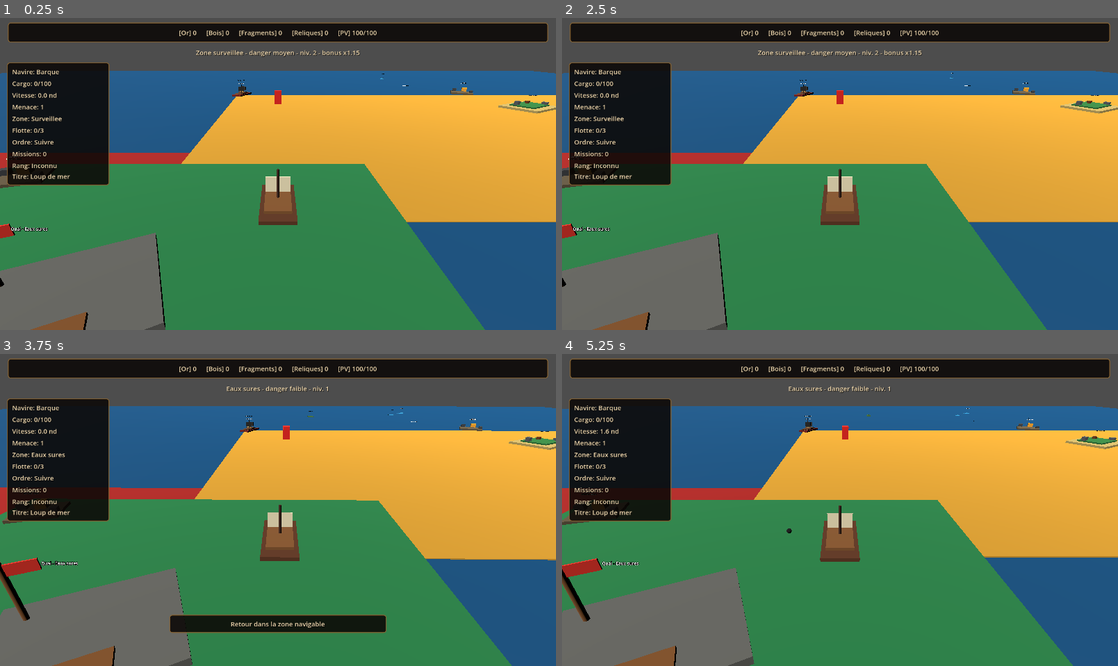
Above: before the commit, frames 1-4 (two rows, left to right).
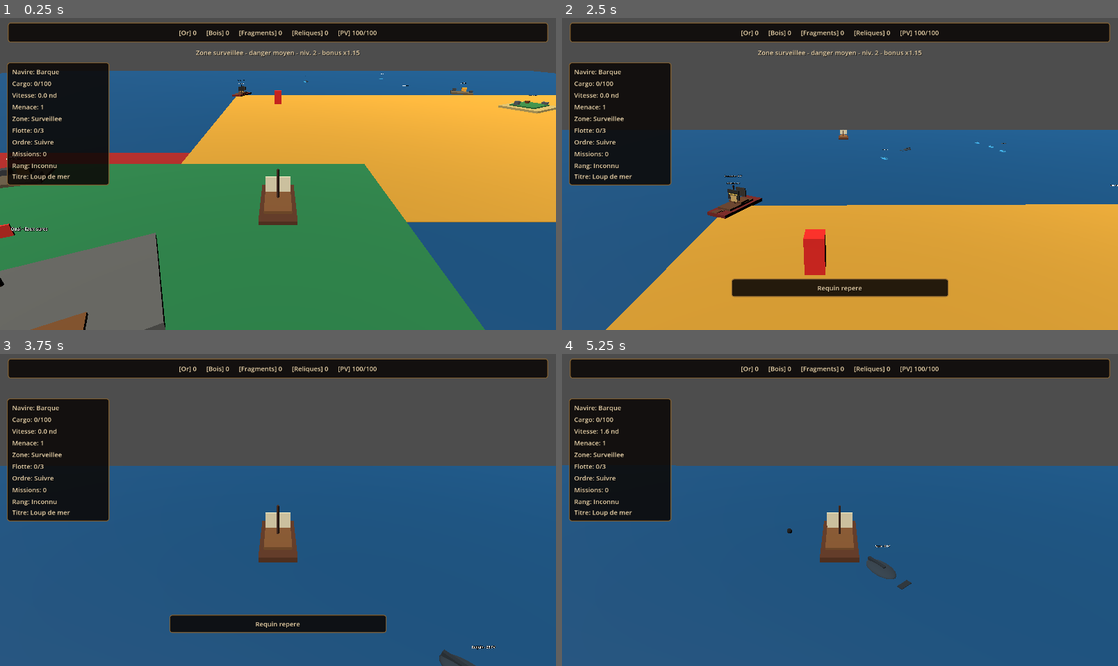
Above: after the commit, the same moments.

Repository: blou132/jeux-pirate
Game: Godot game, scene res://scenes/world/World.tscn
Same seed, same stepped clock (60 frames per second), same inputs: the game is played once before the commit and once after it.
Inputs (mouse positions are in pixels of both pictures, inside the frame that each line leads up to):
- Up to frame 1 (0.25 s): no input
- Up to frame 2 (2.5 s): tap Enter at 0.5 s; move the mouse to (962, 158) at 0.52 s; hold D 0.53-1.25 s; tap R at 0.6 s; click (962, 158) at 0.67 s; drag from (728, 189) to (812, 236) at 1.27 s; tap Space at 2 s; move the mouse to (895, 105) at 2.02 s; hold D from 2.03 s (still down); hold Q from 2.03 s (still down)
- Up to frame 3 (3.75 s): release D at 2.75 s; release Q at 2.75 s; drag from (250, 572) to (111, 463) at 2.77 s; move the mouse to (444, 556) at 3.52 s; hold A from 3.53 s (still down); tap C at 3.6 s
- Up to frame 4 (5.25 s): release A at 4.25 s; drag from (673, 463) to (756, 432) at 4.27 s; move the mouse to (867, 510) at 5.02 s; hold S from 5.03 s (still down); tap E at 5.1 s; click (867, 510) at 5.17 s

The runs differ from the first frame. In frame 1, less than 0.1% of the frame differs, in the area x 54-70%, y 17-21%; in frame 2, 73%, in the area x 0-100%, y 16-100%; in frame 3, 67%; in frame 4, 69%.

Commit message:
balance: increase marine creature spawn presence

Diff:
--- a/scripts/world/DangerZoneCatalog.gd
+++ b/scripts/world/DangerZoneCatalog.gd
@@ -31,6 +31,7 @@
 		"description": "Zone de depart protegee, avec peu de menaces.",
 		"enemy_types": ["small_pirate"],
 		"enemy_density": 0.4,
+		"marine_creature_density": 0.7,
 		"reward_multiplier": 1.0,
 		"treasures": [TreasureCatalog.TREASURE_POUCH, TreasureCatalog.TREASURE_CHEST],
 		"ports": [PortCatalog.PORT_QUAI, PortCatalog.PORT_QUAI_DE_PECHE, PortCatalog.PORT_PETIT_PORT],
@@ -43,6 +44,7 @@
 		"description": "Patrouilles legeres et premiers brigantins.",
 		"enemy_types": ["small_pirate", "brigantine"],
 		"enemy_density": 0.8,
+		"marine_creature_density": 1.0,
 		"reward_multiplier": 1.15,
 		"treasures": [TreasureCatalog.TREASURE_CHEST, TreasureCatalog.TREASURE_VAULT],
 		"ports": [PortCatalog.PORT_POSTE_DE_GARDE, PortCatalog.PORT_PORT_MARCHAND],
@@ -55,6 +57,7 @@
 		"description": "Route de combat plus dense, avec brigantins dominants.",
 		"enemy_types": ["small_pirate", "brigantine", "heavy_patrol"],
 		"enemy_density": 1.2,
+		"marine_creature_density": 1.3,
 		"reward_multiplier": 1.3,
 		"treasures": [TreasureCatalog.TREASURE_VAULT, TreasureCatalog.TREASURE_CAVE],
 		"ports": [PortCatalog.PORT_CRIQUE_CONTREBANDIERS, PortCatalog.PORT_GRAND_PORT],
@@ -67,6 +70,7 @@
 		"description": "Eaux dangereuses avec patrouilleurs lourds reguliers.",
 		"enemy_types": ["brigantine", "heavy_patrol"],
 		"enemy_density": 1.6,
+		"marine_creature_density": 1.6,
 		"reward_multiplier": 1.5,
 		"treasures": [TreasureCatalog.TREASURE_CAVE, TreasureCatalog.TREASURE_ROYAL],
 		"ports": [PortCatalog.PORT_FORTIN_FRONTIERE, PortCatalog.PORT_ARSENAL_NAVAL],
@@ -79,6 +83,7 @@
 		"description": "Secteur avance pour navire prepare et cargaison rentable.",
 		"enemy_types": ["brigantine", "heavy_patrol"],
 		"enemy_density": 2.0,
+		"marine_creature_density": 2.0,
 		"reward_multiplier": 1.8,
 		"treasures": [TreasureCatalog.TREASURE_ROYAL, TreasureCatalog.TREASURE_IMPERIAL],
 		"ports": [PortCatalog.PORT_PORT_TEMPETE, PortCatalog.PORT_CAPITALE_MARITIME],
@@ -91,6 +96,7 @@
 		"description": "Territoire futur pour expeditions rares.",
 		"enemy_types": ["heavy_patrol"],
 		"enemy_density": 2.0,
+		"marine_creature_density": 2.2,
 		"reward_multiplier": 2.2,
 		"treasures": [TreasureCatalog.TREASURE_IMPERIAL, TreasureCatalog.TREASURE_MYTHIC],
 		"ports": [PortCatalog.PORT_VIEUX_ROI, PortCatalog.PORT_LEGENDAIRE],
@@ -103,6 +109,7 @@
 		"description": "Zone finale future, reservee aux capitaines les plus avances.",
 		"enemy_types": ["heavy_patrol"],
 		"enemy_density": 2.4,
+		"marine_creature_density": 2.6,
 		"reward_multiplier": 2.8,
 		"treasures": [TreasureCatalog.TREASURE_MYTHIC],
 		"ports": [PortCatalog.PORT_QUAI_ABYSSES, PortCatalog.PORT_SANCTUAIRE_PIRATE],
@@ -167,6 +174,11 @@
 static func get_enemy_density(zone_id_or_name: String) -> float:
 	var zone_data: Dictionary = get_zone(zone_id_or_name)
 	return maxf(0.1, float(zone_data.get("enemy_density", 1.0)))
+
+
+static func get_marine_creature_density(zone_id_or_name: String) -> float:
+	var zone_data: Dictionary = get_zone(zone_id_or_name)
+	return maxf(0.1, float(zone_data.get("marine_creature_density", get_enemy_density(zone_id_or_name))))
 
 
 static func get_reward_multiplier(zone_id_or_name: String) -> float:
--- a/scripts/world/MarineCreatureSpawner.gd
+++ b/scripts/world/MarineCreatureSpawner.gd
@@ -1,13 +1,14 @@
 extends Node3D
 
 @export var creature_scene: PackedScene = preload("res://scenes/creatures/MarineCreature.tscn")
-@export var max_creatures: int = 4
-@export var initial_spawn_count: int = 2
-@export var respawn_delay: float = 7.0
-@export var spawn_check_interval: float = 3.0
+@export var max_creatures: int = 8
+@export var initial_spawn_count: int = 5
+@export var respawn_delay: float = 5.0
+@export var spawn_check_interval: float = 2.4
+@export var spawn_attempts_per_fill: int = 22
 @export var min_player_spawn_distance: float = 18.0
-@export var port_avoidance_distance: float = 48.0
-@export var fallback_port_avoidance_distance: float = 30.0
+@export var port_avoidance_distance: float = 42.0
+@export var fallback_port_avoidance_distance: float = 28.0
 @export var debug_creature_spawns: bool = false
 
 var _active_creatures: Array[Node] = []
@@ -190,9 +191,10 @@
 	_cleanup_inactive_creatures()
 
 	var target_creature_count: int = _get_target_creature_count()
-	while _active_creatures.size() < target_creature_count:
-		if not _spawn_creature_if_possible():
-			break
+	var attempts_remaining: int = maxi(1, spawn_attempts_per_fill)
+	while _active_creatures.size() < target_creature_count and attempts_remaining > 0:
+		attempts_remaining -= 1
+		_spawn_creature_if_possible()
 
 
 func _cleanup_inactive_creatures() -> void:
@@ -213,15 +215,15 @@
 
 func _get_target_creature_count() -> int:
 	var zone_id: String = _get_current_danger_zone_id()
-	var density: float = DangerZoneCatalog.get_enemy_density(zone_id)
-	var target_count: int = roundi(float(max_creatures) * density * 0.8)
-	return clampi(target_count, 1, 8)
+	var density: float = DangerZoneCatalog.get_marine_creature_density(zone_id)
+	var target_count: int = roundi(float(max_creatures) * density)
+	return clampi(target_count, 2, 12)
 
 
 func _get_respawn_delay() -> float:
 	var zone_id: String = _get_current_danger_zone_id()
-	var density: float = DangerZoneCatalog.get_enemy_density(zone_id)
-	return clampf(respawn_delay / maxf(0.5, density), 3.0, respawn_delay * 1.5)
+	var density: float = DangerZoneCatalog.get_marine_creature_density(zone_id)
+	return clampf(respawn_delay / maxf(0.6, density), 2.5, respawn_delay * 1.4)
 
 
 func _get_spawn_point_zone(spawn_point: Marker3D) -> String:
